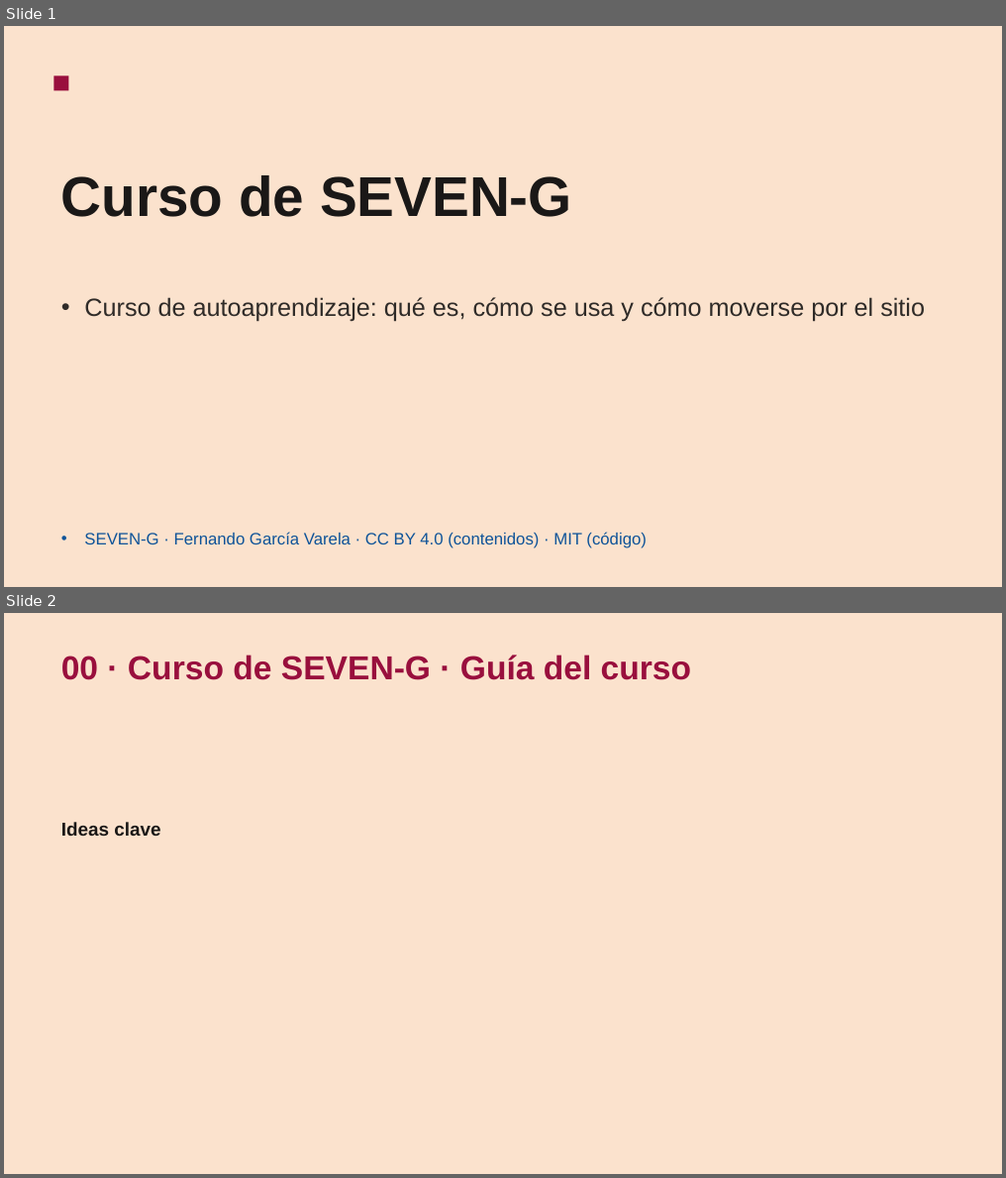
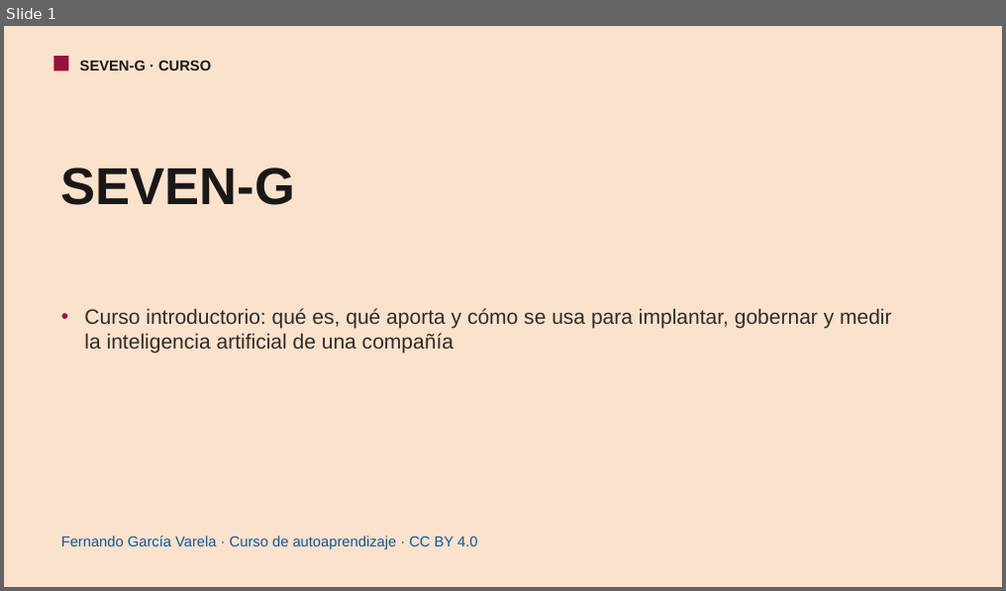
Before and after one commit to seachad/AI_CONSULTING, a slide deck: SEVEN-G/pptx/es/SEVEN-G_Curso.pptx. Shown one above the other, each under a label of ours: slides 1 and 2 before the commit, slide 1 after it. The pictures are 1006x1178 and 1006x591 pixels, drawn with LibreOffice and Linux fonts; fonts in the diff are those of the drawing. Boxes give left, top, right and bottom in pixels: in the first picture for what was removed or moved away, otherwise in the second. Text is boxed around its words. In the diff, an @@ line names an element or a change of style, - is before the commit and + after.

```diff
--- a/SEVEN-G/pptx/es/SEVEN-G_Curso.pptx
+++ b/SEVEN-G/pptx/es/SEVEN-G_Curso.pptx
@@ slide 2 removed at (4, 613, 1002, 1174), background #FBE2CD @@
@@ text removed at (61, 655, 691, 680) @@
-00 · Curso de SEVEN-G · Guía del curso
@@ text removed at (61, 822, 160, 836) @@
-Ideas clave
@@ slide 1 changed as well @@
@@ rectangle: place and size @@
-rectangle at (54, 76, 69, 91)
+rectangle at (54, 56, 69, 71)
@@ text added at (80, 60, 211, 71), 14 pt, text #1A1817, bold @@
+SEVEN-G · CURSO
@@ text at (61, 168, 295, 205): text changed; size 54 to 50 pt @@
-Curso de SEVEN-G
+SEVEN-G
@@ text at (84, 308, 892, 354): text changed; size 24 to 20 pt @@
-• Curso de autoaprendizaje: qué es, cómo se usa y cómo moverse por el sitio
+• Curso introductorio: qué es, qué aporta y cómo se usa para implantar, gobernar y medir la inteligencia artificial de una compañía
@@ text at (61, 536, 477, 550): text changed; size 16 to 14 pt @@
-• SEVEN-G · Fernando García Varela · CC BY 4.0 (contenidos) · MIT (código)
+Fernando García Varela · Curso de autoaprendizaje · CC BY 4.0
```
Also in this commit, not shown: 16 slides added, 10 other slides removed, 2 other files.
